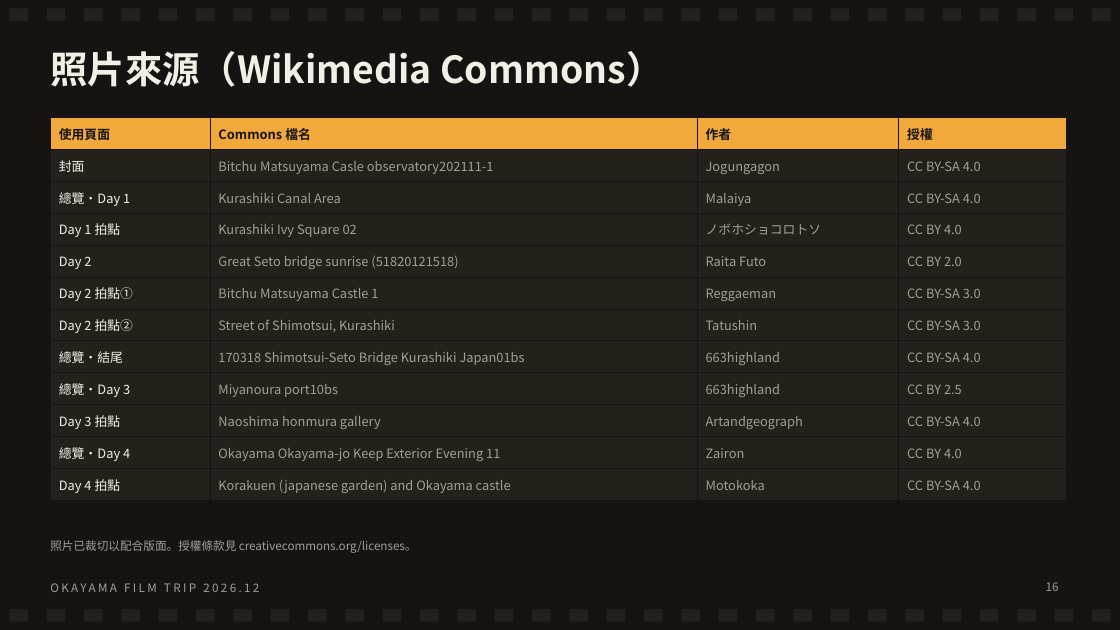
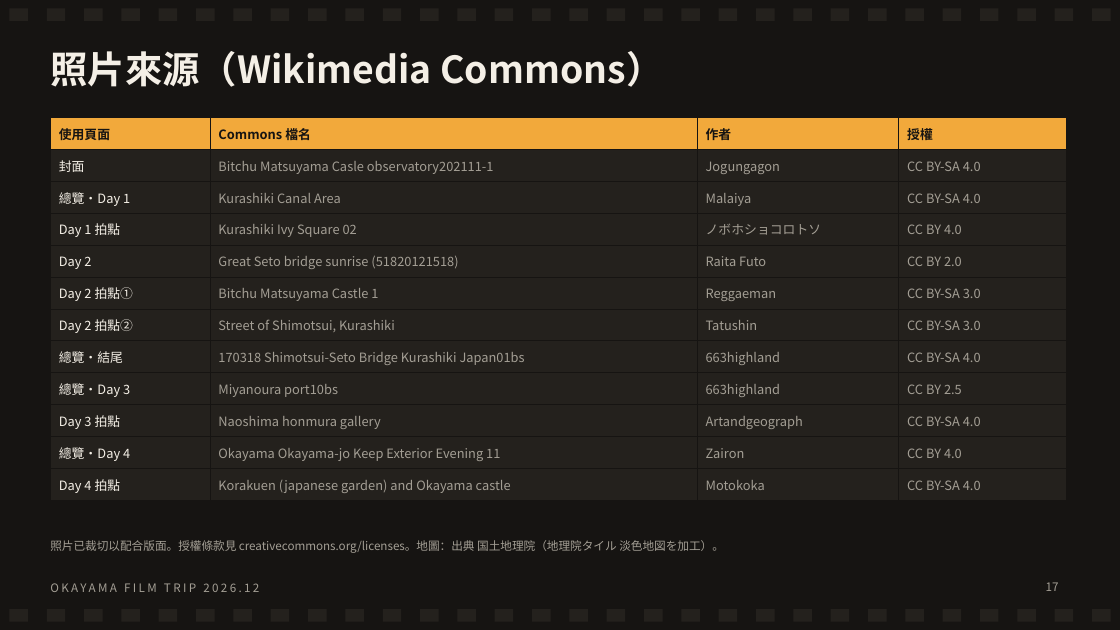
Before and after one commit to leoimpact999/djokovic-vs-sinner-analysis, a slide deck: slide 17 of 岡山4天3夜_底片獵景之旅.pptx (slide 16 before the commit). Drawn at 1120x630 pixels with LibreOffice and Linux fonts; fonts in the diff are those of the drawing. Boxes give left, top, right and bottom in pixels: in the first picture for what was removed or moved away, otherwise in the second. Text is boxed around its words. In the diff, an @@ line names an element or a change of style, - is before the commit and + after.

```diff
--- a/岡山4天3夜_底片獵景之旅.pptx
+++ b/岡山4天3夜_底片獵景之旅.pptx
@@ text at box(50, 540, 724, 553): text changed @@
-照片已裁切以配合版面。授權條款見 creativecommons.org/licenses。
+照片已裁切以配合版面。授權條款見 creativecommons.org/licenses。地圖：出典 国土地理院（地理院タイル 淡色地図を加工）。
@@ page number at box(1046, 582, 1059, 591): text changed @@
-16
+17
```
Also in this commit, not shown: 1 slide added.
